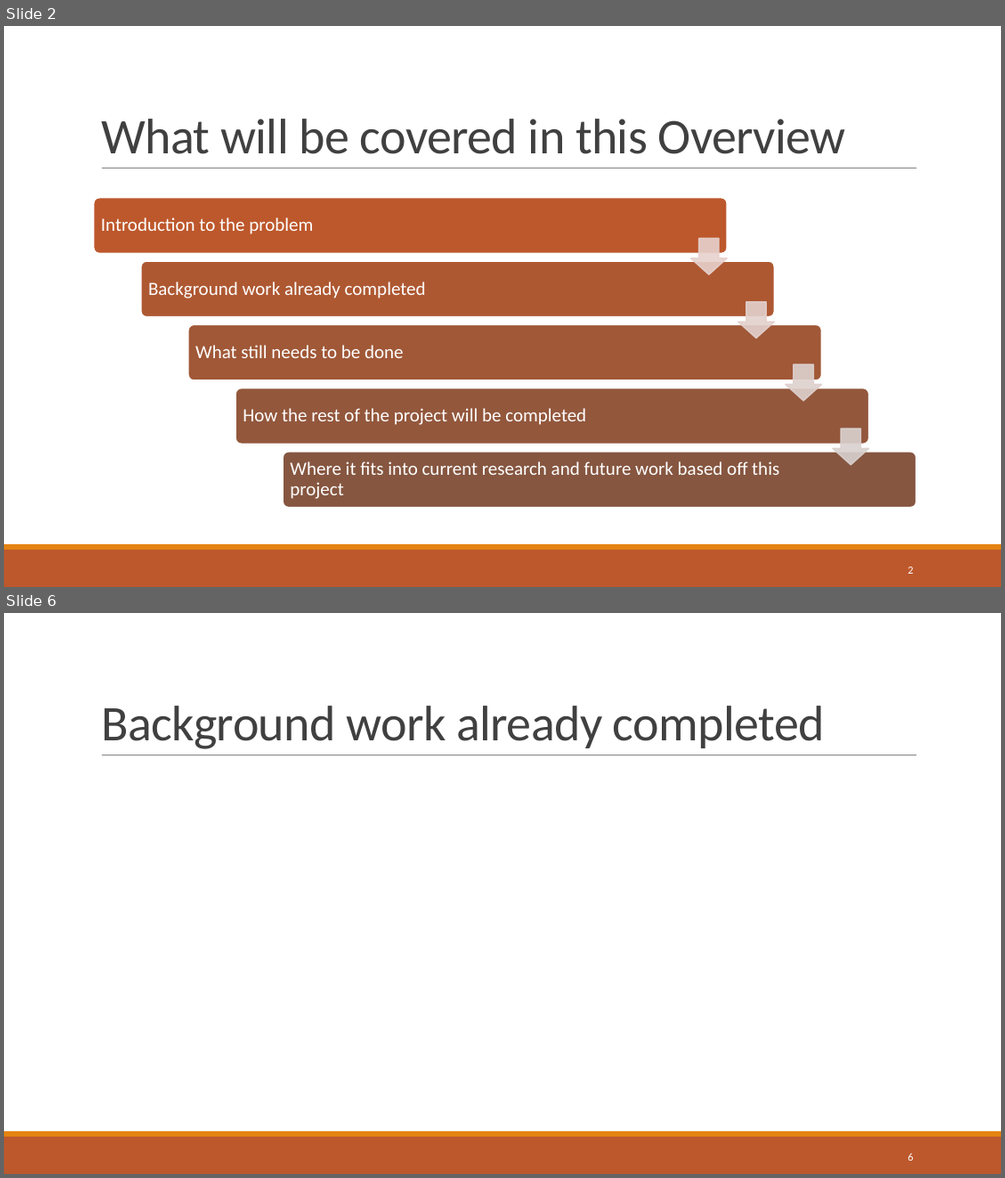
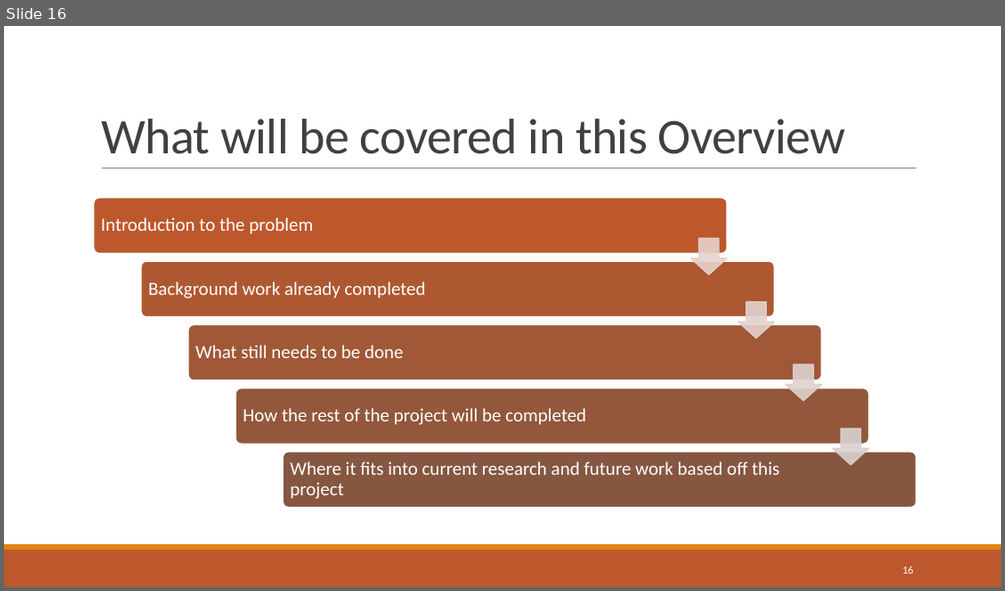
Before and after one commit to compgeolab/dissertation-moho-uncertainty, a slide deck: presentation/Project presentation.pptx. Shown one above the other, each under a label of ours: slides 2 and 6 before the commit, slide 16 after it; the slides between them are not shown. The pictures are 1005x1178 and 1005x591 pixels, drawn with LibreOffice and Linux fonts; fonts in the diff are those of the drawing; grey boxes stand for pictures. Boxes give left, top, right and bottom in pixels: in the first picture for what was removed or moved away, otherwise in the second. Text is boxed around its words. In the diff, an @@ line names an element or a change of style, - is before the commit and + after.

```diff
--- a/presentation/Project presentation.pptx
+++ b/presentation/Project presentation.pptx
@@ slide 6 removed at [4,613,1001,1174], background #FFFFFF; not listed: 3 template elements that a slide beside it also shows @@
@@ title removed at [101,706,825,749] @@
-Background work already completed
@@ page number removed at [907,1152,913,1160] @@
-6
@@ what was slide 2 is now slide 16 @@
@@ page number at [902,565,913,573]: text changed @@
-2
+16
```
Also in this commit, not shown: 11 slides changed, 2 slides added, 3 other slides removed.
